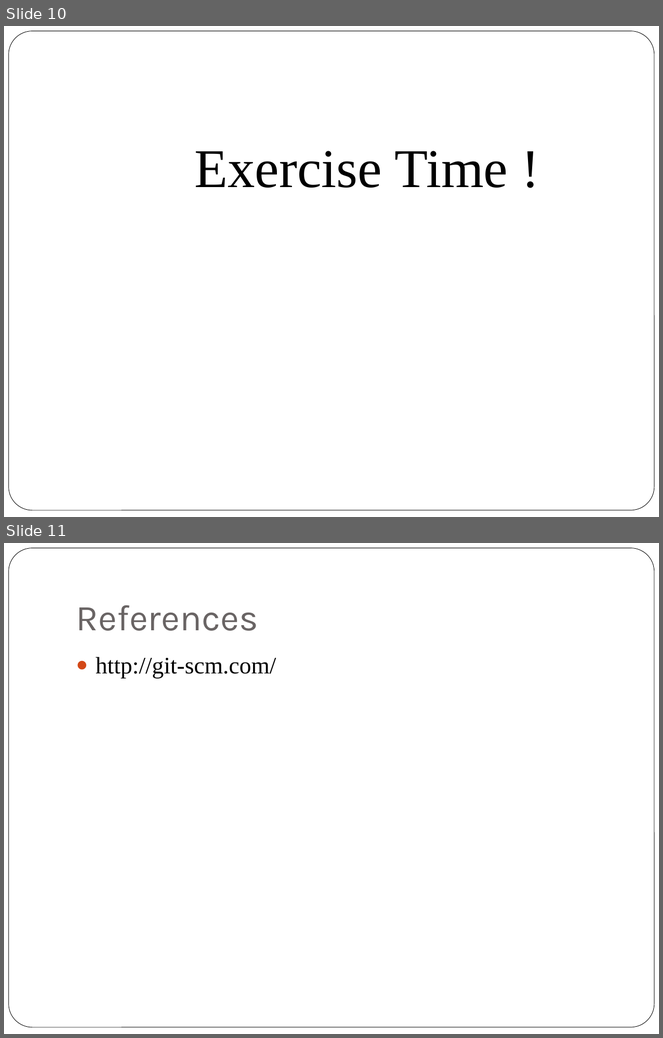
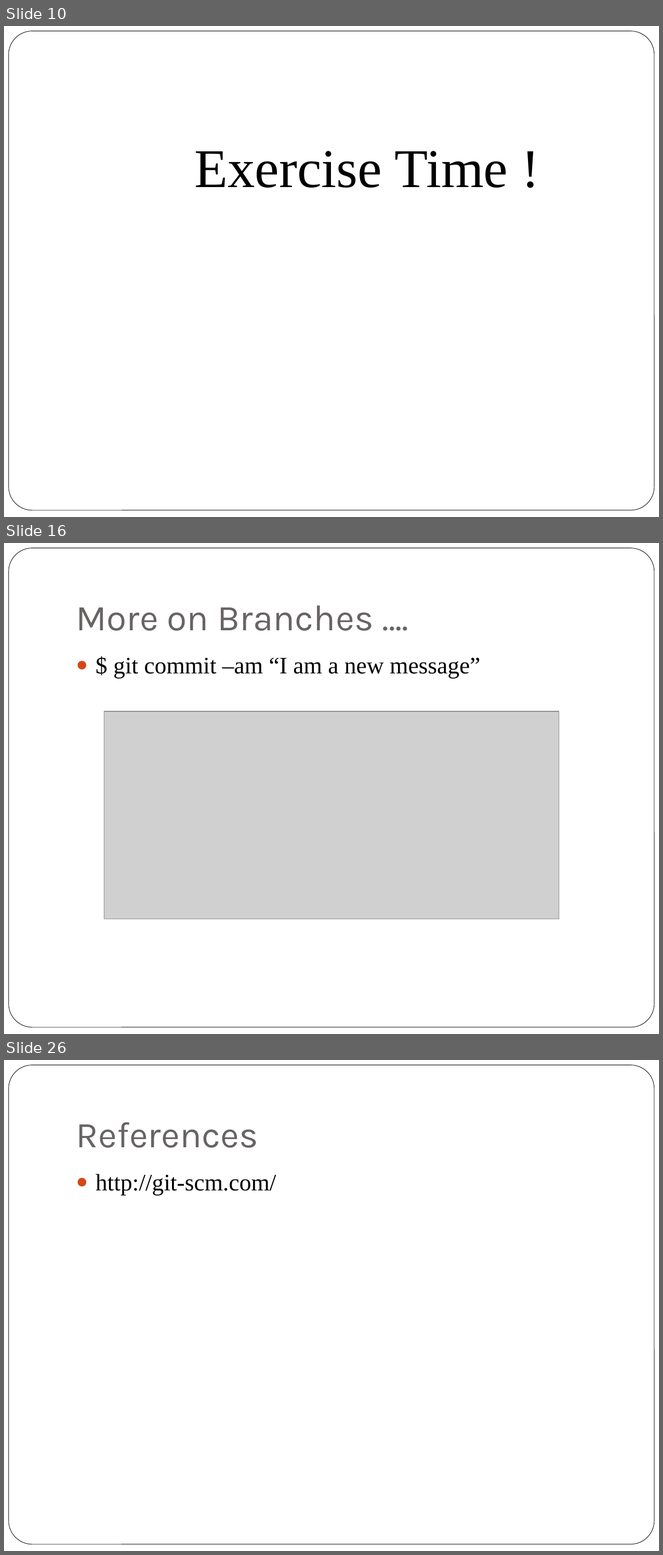
Before and after one commit to sowjumn/GITWWC, a slide deck: GIT.pptx. Shown one above the other, each under a label of ours: slides 10 and 11 before the commit, slides 10, 16 and 26 after it; the slides between them are not shown. The pictures are 663x1038 and 663x1555 pixels, drawn with LibreOffice and Linux fonts; fonts in the diff are those of the drawing; grey boxes stand for pictures. Boxes give left, top, right and bottom in pixels: in the first picture for what was removed or moved away, otherwise in the second. Text is boxed around its words. In the diff, an @@ line names an element or a change of style, - is before the commit and + after.

Commit message:
updated PPT with branches and rebasing

```diff
--- a/GIT.pptx
+++ b/GIT.pptx
@@ slide 16 added at (x1=4, y1=543, x2=659, y2=1034), background #FFFFFF; not listed: 1 template element that a slide beside it also shows @@
@@ title added at (x1=76, y1=605, x2=373, y2=631), 40 pt, text #696464 @@
+More on Branches ….
@@ text added at (x1=113, y1=657, x2=480, y2=678), 26 pt, text #000000 @@
+● $ git commit –am “I am a new message”
@@ picture added at (x1=104, y1=711, x2=559, y2=919) @@
@@ what was slide 11 is now slide 26 @@
```
Also in this commit, not shown: 1 slide changed, 14 other slides added.
